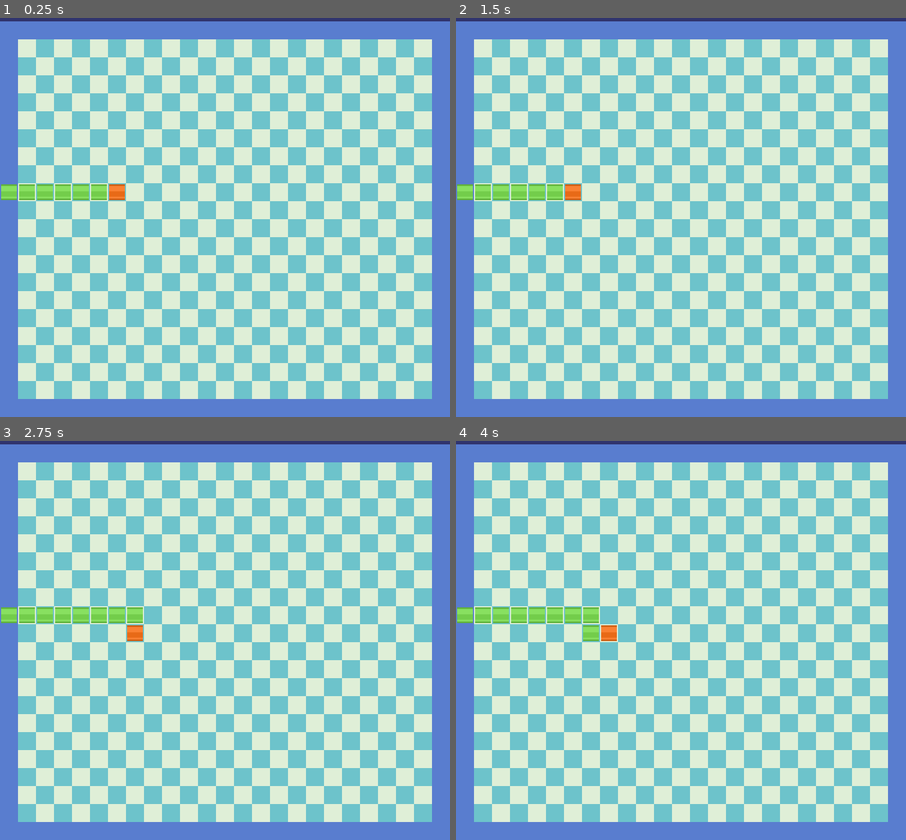
Above: before the commit, frames 1-4 (two rows, left to right).
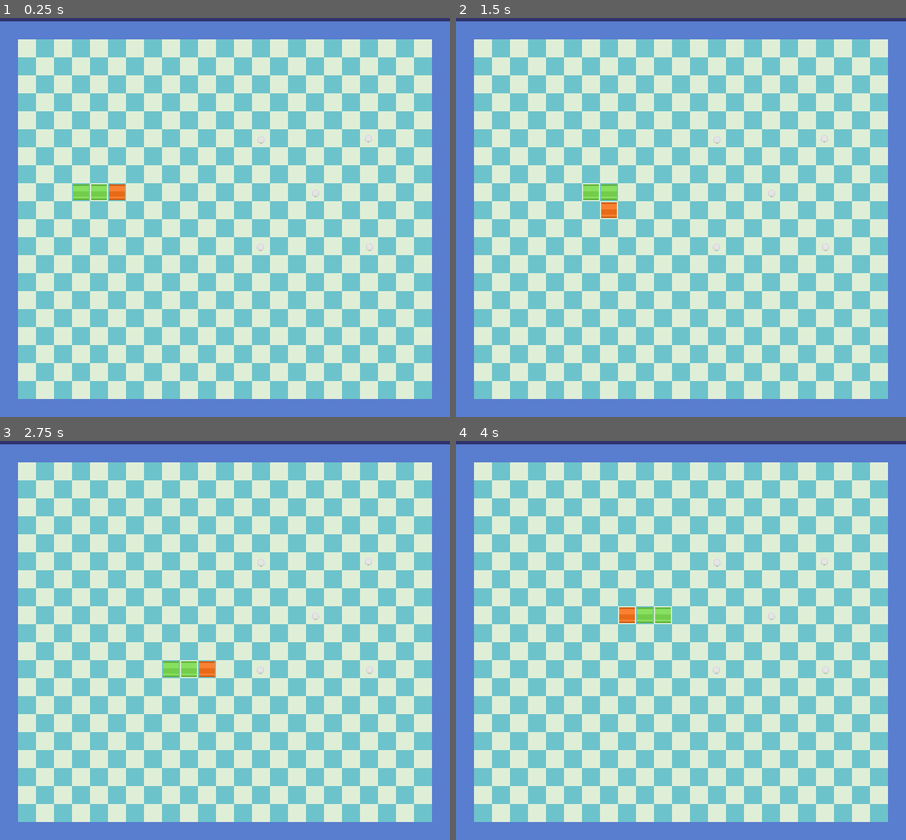
Above: after the commit, the same moments.

Repository: tales411/snake
Game: Godot game, scene res://scenes/main.tscn
The game is run twice, just before and just after one commit, with the same random seed, the same clock (stepped at 60 frames per second) and the same inputs. The project has no main scene, so this scene is started directly.
Inputs:
- Up to frame 1 (0.25 s): no input
- Up to frame 2 (1.5 s): tap Enter at 0.5 s; hold Right (ui_right) 0.53-1.28 s; hold Down (ui_down) from 1.28 s (still down)
- Up to frame 3 (2.75 s): release Down (ui_down) at 2.03 s; hold Right (ui_right) from 2.03 s (still down)
- Up to frame 4 (4 s): release Right (ui_right) at 2.78 s; hold Up (ui_up) 2.78-3.53 s; hold Left (ui_left) from 3.53 s (still down)

The runs differ from the first frame. In frame 1, 0.6% of the frame differs, in the area x 0-83%, y 29-59%; in frame 2, 1.4%; in frame 3, 1.7%; in frame 4, 1.8%.

Commit message:
frutas
criação de frutas que aumentam o tamanho da cobra

Diff:
--- a/snake/scenes/main.tscn
+++ b/snake/scenes/main.tscn
@@ -520,24 +520,24 @@
 position = Vector2(1022, -155)
 
 [node name="fruit" parent="fruits" instance=ExtResource("3_p4lmt")]
-position = Vector2(-159, 460)
+position = Vector2(-559, 653)
 
 [node name="fruit2" parent="fruits" instance=ExtResource("3_p4lmt")]
-position = Vector2(-165, 343)
+position = Vector2(-365, 653)
 
 [node name="fruit3" parent="fruits" instance=ExtResource("3_p4lmt")]
-position = Vector2(-60, 522)
+position = Vector2(-558, 462)
 
 [node name="fruit4" parent="fruits" instance=ExtResource("3_p4lmt")]
-position = Vector2(-70, 367)
+position = Vector2(-461, 557)
 
 [node name="fruit5" parent="fruits" instance=ExtResource("3_p4lmt")]
-position = Vector2(-71, 640)
+position = Vector2(-367, 460)
 
 [node name="player" parent="." instance=ExtResource("4_aqy28")]
 position = Vector2(208, 400)
 collision_mask = 2
-move_speed_timer = 1.0
+move_speed_timer = 0.25
 
 [node name="Timer" type="Timer" parent="."]
 wait_time = 3.894
@@ -560,6 +560,11 @@
 position = Vector2(399.5, 783.5)
 shape = SubResource("RectangleShape2D_s3ncp")
 
+[connection signal="body_entered" from="fruits/fruit" to="." method="_on_fruit_body_entered"]
+[connection signal="body_entered" from="fruits/fruit2" to="." method="_on_fruit_body_entered"]
+[connection signal="body_entered" from="fruits/fruit3" to="." method="_on_fruit_body_entered"]
+[connection signal="body_entered" from="fruits/fruit4" to="." method="_on_fruit_body_entered"]
+[connection signal="body_entered" from="fruits/fruit5" to="." method="_on_fruit_body_entered"]
 [connection signal="timeout" from="Timer" to="." method="_on_timer_timeout"]
 [connection signal="timeout" from="Timer" to="player" method="_on_timer_timeout"]
 [connection signal="body_entered" from="wall" to="player" method="_on_wall_body_entered"]
--- a/snake/scripts/fruit.gd
+++ b/snake/scripts/fruit.gd
@@ -1 +1,6 @@
 extends Area2D
+
+
+func _on_body_entered(body) -> void:
+	if body.name == "player":
+		queue_free()
--- a/snake/scripts/main.gd
+++ b/snake/scripts/main.gd
@@ -5,7 +5,7 @@
 	Global.grid_size = 32 # Tamanho do grid
 	Global.direction = Vector2.RIGHT # direção inicial (começa indo para a direita)
 	Global.snake_body = [] # lista do corpo da cobra
-	Global.initial_length = 10 # tamanho inicial da cobra
+	Global.initial_length = 2 # tamanho inicial da cobra
 	# cria o corpo inicial da cobra
 	for i in range(Global.initial_length):
 		var segment = Sprite2D.new()
@@ -23,9 +23,23 @@
 			get_tree().change_scene_to_file("res://scenes/main.tscn")
 
 
-
-
 func _on_timer_timeout() -> void:
 	for i in range(Global.snake_body.size() - 1, 0, -1): # nao entendi o pq do - 1, 0, -1
 		Global.snake_body[i].position = Global.snake_body[i - 1].position
 	Global.snake_body[0].position = $player.position
+
+func _grow():
+	print("aaa")
+	var new_segment = Sprite2D.new()
+	new_segment.texture = preload("res://tiles/barGreen_horizontalMid.png")
+	new_segment.scale.x = 1.6
+	new_segment.scale.y = 1.6
+	new_segment.position = Global.snake_body[Global.snake_body.size() - 1].position
+	add_child(new_segment)
+	Global.snake_body.append(new_segment)
+
+
+
+func _on_fruit_body_entered(body: Node2D) -> void:
+	if body.name == "player":
+		_grow()
